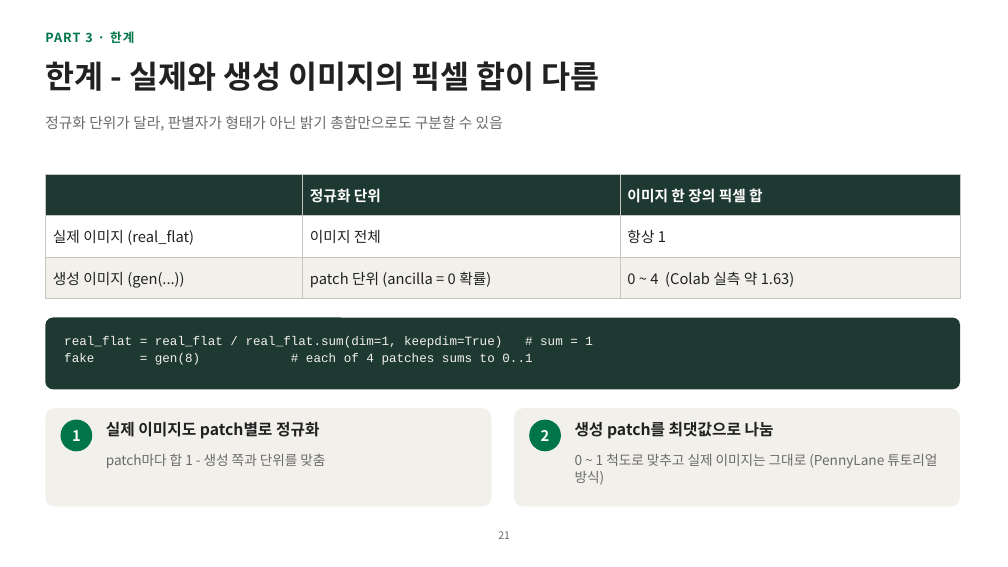
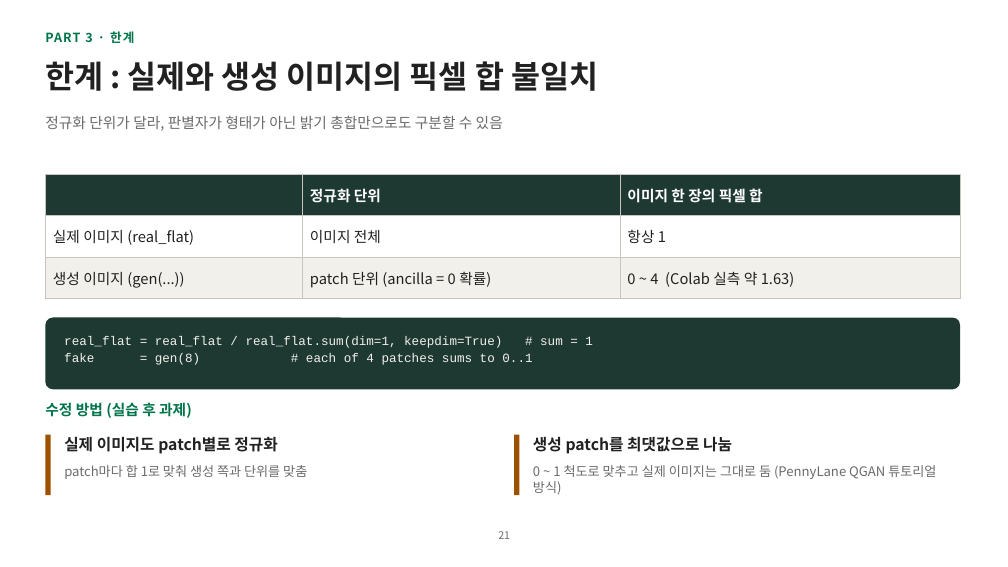
Before and after one commit to hyunhp/skin_disease_qml, a slide deck: slide 21 of practice/day2_slides/day2_practice_slides.pptx. Drawn at 1008x567 pixels with LibreOffice and Linux fonts; fonts in the diff are those of the drawing. Boxes give left, top, right and bottom in pixels: in the first picture for what was removed or moved away, otherwise in the second. Text is boxed around its words. In the diff, an @@ line names an element or a change of style, - is before the commit and + after.

```diff
--- a/practice/day2_slides/day2_practice_slides.pptx
+++ b/practice/day2_slides/day2_practice_slides.pptx
@@ title at [45, 61, 598, 91]: text changed @@
-한계 - 실제와 생성 이미지의 픽셀 합이 다름
+한계 : 실제와 생성 이미지의 픽셀 합 불일치
@@ rounded rectangle removed at [45, 408, 492, 507] @@
@@ text added at [45, 402, 192, 418], 14 pt, text #00754A, bold @@
+수정 방법 (실습 후 과제)
@@ rounded rectangle removed at [514, 408, 960, 507] @@
@@ rectangle added at [45, 435, 51, 495], fill #9C5000 @@
@@ ellipse removed at [60, 420, 92, 451] @@
@@ text "실제 이미지도 patch별로 정규화": place and size @@
-text "실제 이미지도 patch별로 정규화" at [106, 421, 319, 439]
+text "실제 이미지도 patch별로 정규화" at [64, 436, 277, 454]
@@ text removed at [72, 430, 81, 441] @@
-1
@@ rectangle added at [514, 435, 520, 495], fill #9C5000 @@
@@ ellipse removed at [529, 420, 561, 451] @@
@@ text "생성 patch를 최댓값으로 나눔": place and size @@
-text "생성 patch를 최댓값으로 나눔" at [575, 421, 774, 439]
+text "생성 patch를 최댓값으로 나눔" at [533, 436, 732, 454]
@@ text removed at [541, 430, 550, 441] @@
-2
@@ text at [64, 465, 307, 479]: text changed; size 13 to 12.5 pt @@
-patch마다 합 1 - 생성 쪽과 단위를 맞춤
+patch마다 합 1로 맞춰 생성 쪽과 단위를 맞춤
@@ text at [533, 465, 936, 494]: text changed; size 13 to 12.5 pt @@
-0 ~ 1 척도로 맞추고 실제 이미지는 그대로 (PennyLane 튜토리얼 방식)
+0 ~ 1 척도로 맞추고 실제 이미지는 그대로 둠 (PennyLane QGAN 튜토리얼 방식)
```
Also in this commit, not shown: 22 other slides changed, 3 other files.
